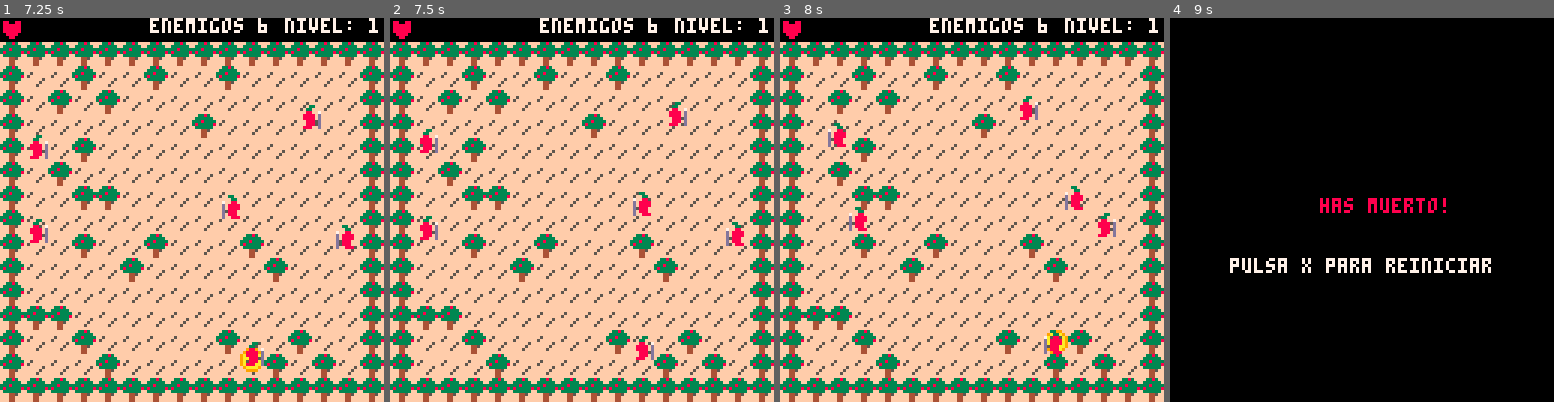
Above: before the commit, frames 1-4 (left to right).
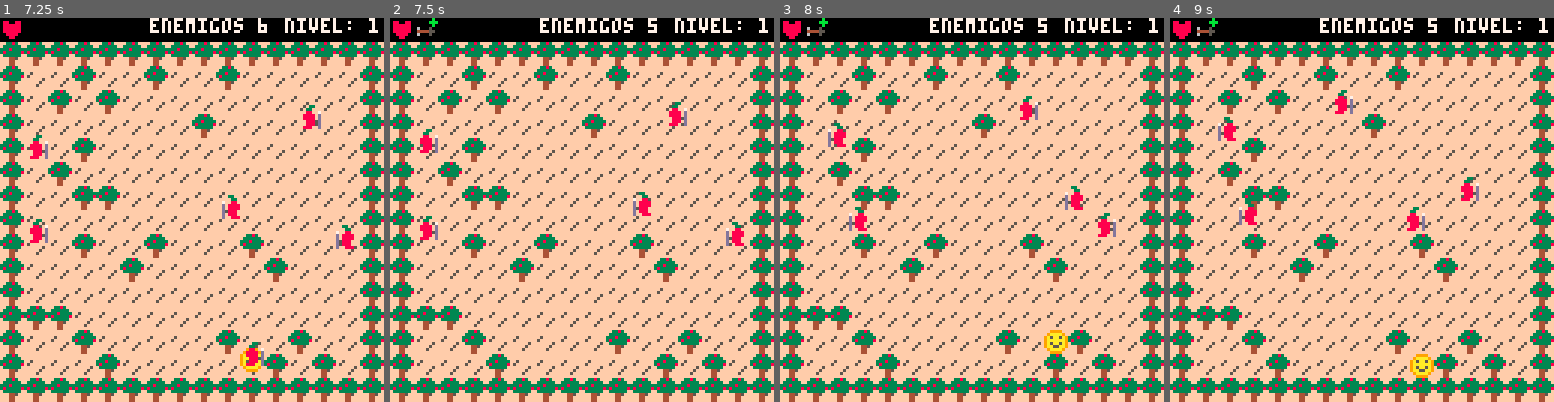
Above: after the commit, the same moments.

Repository: RodrigoS724/trees_archers
Game: PICO-8 cartridge demo.p8
Two runs of this game, one before a commit and one after it. Both use one fixed random seed, a clock stepped at 60 frames per second and the inputs below.
Inputs:
- Up to frame 1 (7.25 s): tap X (X key) at 0.33, 1.07, 1.85, 2.97, 4.08, 5.2, 6.32 s; tap O (Z key) at 0.7, 1.7, 2.1, 2.5, 2.9, 3.3, 3.7, 4.1, 4.5, 4.9, 5.3, 5.7, 6.1, 6.5, 6.9 s; hold Right 1.6-2.1 s; hold Up 2.15-2.42 s; hold Right 2.47-3.03 s; hold Left 3.08-3.58 s; hold Down 3.63-3.97 s; hold Right 4.02-4.68 s; hold Up 4.73-5.03 s; hold Left 5.08-5.68 s; hold Down 5.73-6.03 s; hold Right 6.08-6.58 s; hold Right 6.63-7.13 s; hold Up from 7.18 s (still down)
- Up to frame 2 (7.5 s): tap O (Z key) at 7.3 s; tap X (X key) at 7.43 s; release Up at 7.45 s
- Up to frame 3 (8 s): hold Right from 7.5 s (still down); tap O (Z key) at 7.7 s
- Up to frame 4 (9 s): release Right at 8.07 s; tap O (Z key) at 8.1, 8.5, 8.9 s; hold Left 8.12-8.62 s; tap X (X key) at 8.55 s; hold Down from 8.67 s (still down)

Frame 1 is identical in both runs. In frame 2, 0.3% of the frame differs, in the area x 7-70%, y 0-90%; in frame 3, 0.3%; in frame 4, 95%, in the area x 0-100%, y 0-100%.

Commit message:
Vida reducida
Se redució el numero de hits para matar a 3

Diff:
--- a/demo.p8
+++ b/demo.p8
@@ -243,7 +243,7 @@
 end
 
 function Enemigo:RecibirDanio()
-    self.vida -= 10
+    self.vida -= 20
     if self.vida <= 0 then
         local x, y = self.x, self.y
 
